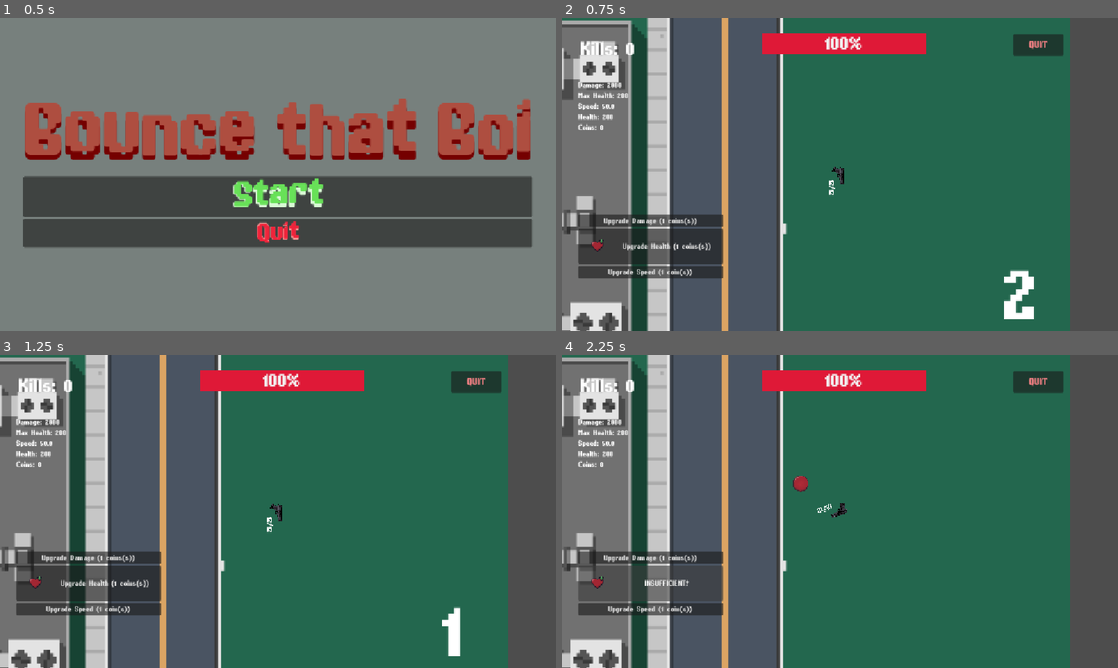
Above: before the commit, frames 1-4 (two rows, left to right).
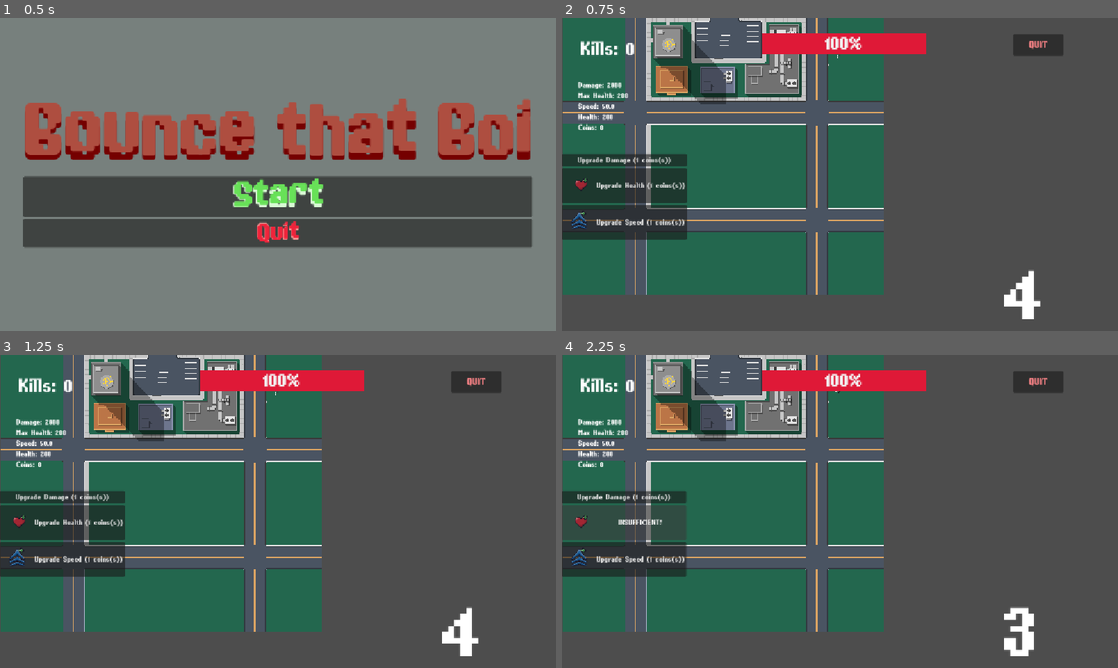
Above: after the commit, the same moments.

Repository: leo434472-oss/godot-game
Game: Godot game, scene res://main_menu.tscn
Two runs of this game, one before a commit and one after it. Both use one fixed random seed, a clock stepped at 60 frames per second and the inputs below.
Inputs:
- Up to frame 1 (0.5 s): no input
- Up to frame 2 (0.75 s): click "Start" at 0.5 s
- Up to frame 3 (1.25 s): no input
- Up to frame 4 (2.25 s): click "Upgrade Damage (1 coins(s))" at 1.25 s; click "Upgrade Health (1 coins(s))" at 2 s

Frame 1 is identical in both runs. In frame 2, 72% of the frame differs, in the area x 0-92%, y 0-100%; in frame 3, 72%; in frame 4, 73%.

Commit message:
a

Diff:
--- a/Player/player.gd
+++ b/Player/player.gd
@@ -89,4 +89,4 @@
 
 func _on_regen_timer_timeout() -> void:
 	if player_health < max_health:
-		player_health = min(player_health + 5.0, max_health)
+		player_health += 5
--- a/Player/player.tscn
+++ b/Player/player.tscn
@@ -54,7 +54,8 @@
 volume_db = -15.656
 
 [node name="Camera2D" type="Camera2D" parent="." unique_id=957987243]
-zoom = Vector2(5.12, 5.12)
+enabled = false
+zoom = Vector2(9.64, 9.64)
 script = ExtResource("8_od3ui")
 
 [node name="Node2D" type="Node2D" parent="." unique_id=364565614 groups=["Player"]]
--- a/level.gd
+++ b/level.gd
@@ -1,46 +1,68 @@
+
 extends Node2D
 
 const GUN_PLAYER_SCENE: PackedScene = preload("res://Player/player.tscn")
+
 var kill_count: int = 0
-var total_kills : int = 0
+var total_kills: int = 0
+
 @onready var coins: Label = $HUD/UI/Stats/Coins
 @onready var kill_label: Label = $HUD/UI/KillCount
 @onready var countdown: Label = $HUD/UI/StartCountdown
 @onready var countdown_time: Timer = $HUD/UI/Timer2
+
 const enemy_normal_scene: PackedScene = preload("res://Ennemies/enemy_normal.tscn")
 const enemy_fast_scene: PackedScene = preload("res://Ennemies/enemy_fast.tscn")
-const buff_enemy_scene: PackedScene = preload("res://Ennemies/enemy_buff.tscn")
+const enemy_buff_scene: PackedScene = preload("res://Ennemies/enemy_buff.tscn")
+
 @onready var damage_label: Label = $HUD/UI/Stats/DamageSt
 @onready var health_label: Label = $HUD/UI/Stats/HealthSt
 @onready var speed_label: Label = $HUD/UI/Stats/SpeedSt
 
-var DamageUpPrice = 1
-var HealthUpPrice = 1
-var SpeedUpPrice = 1
+var DamageUpPrice: int = 1
+var HealthUpPrice: int = 1
+var SpeedUpPrice: int = 1
+
 @onready var damage_price: Button = $HUD/UI/UpgradeButtons/DamageUp
 @onready var health_price: Button = $HUD/UI/UpgradeButtons/HealthUp
 @onready var speed_price: Button = $HUD/UI/UpgradeButtons/SpeedUp
 
-@onready var currentHealth : Label = $HUD/UI/Stats/CurrentHealth
-
-@onready var DeathSound : AudioStreamPlayer2D = $EnemyDeathSound
-@onready var HealthBar : ProgressBar = $HUD/UI/HealthBar
+@onready var currentHealth: Label = $HUD/UI/Stats/CurrentHealth
+
+@onready var DeathSound: AudioStreamPlayer2D = $EnemyDeathSound
+@onready var HealthBar: ProgressBar = $HUD/UI/HealthBar
+
+var waves: int = 0
+
+var enemy_normal_to_spawn: int = 1
+var enemy_fast_to_spawn: int = 1
+var enemy_buff_to_spawn: int = 1
+
+var enemies_alive: int = 0
+var is_spawning_enemies: bool = false
+
+@onready var WaveCount: Label = $HUD/UI/Stats/WaveCount
+@onready var EnemiesAliveCount: Label = $HUD/UI/Stats/EnemiesAliveCount
+
 
 func update_current_health():
-	currentHealth.text = 'Health: ' + str(Stats.player_health)
+	currentHealth.text = "Health: " + str(Stats.player_health)
 	HealthBar.max_value = Stats.max_health
 	HealthBar.value = Stats.player_health
+
 
 func update_upgrade_price():
 	health_price.text = "Upgrade Health (%d coins(s))" % HealthUpPrice
 	damage_price.text = "Upgrade Damage (%d coins(s))" % DamageUpPrice
-	speed_price.text = "Upgrade Speed (%d coin(s))" % SpeedUpPrice
+	speed_price.text = "Upgrade Speed (%d coins(s))" % SpeedUpPrice
+
 
 func update_ui() -> void:
 	damage_label.text = "Damage: " + str(Stats.damage)
 	health_label.text = "Max Health: " + str(Stats.max_health)
 	speed_label.text = "Speed: " + str(Stats.speed)
 	coins.text = "Coins: " + str(total_kills)
+
 
 func upgrade_damage():
 	if total_kills >= DamageUpPrice:
@@ -50,9 +72,10 @@
 		update_ui()
 		update_upgrade_price()
 	else:
-		damage_price.text = 'INSUFFICIENT!'
+		damage_price.text = "INSUFFICIENT!"
 		await get_tree().create_timer(0.5).timeout
 		update_upgrade_price()
+
 
 func upgrade_health():
 	if total_kills >= HealthUpPrice:
@@ -62,9 +85,10 @@
 		update_ui()
 		update_upgrade_price()
 	else:
-		health_price.text = 'INSUFFICIENT!'
+		health_price.text = "INSUFFICIENT!"
 		await get_tree().create_timer(0.5).timeout
 		update_upgrade_price()
+
 
 func upgrade_speed():
 	if total_kills >= SpeedUpPrice:
@@ -74,14 +98,10 @@
 		update_ui()
 		update_upgrade_price()
 	else:
-		speed_price.text = 'INSUFFICIENT!'
+		speed_price.text = "INSUFFICIENT!"
 		await get_tree().create_timer(0.5).timeout
 		update_upgrade_price()
 
-#func spawn_player(spawn_position: Vector2) -> void:
-	#var player = GUN_PLAYER_SCENE.instantiate()
-	#add_child(player)
-	#player.global_position = spawn_position
 
 func _ready() -> void:
 	update_current_health()
@@ -89,55 +109,127 @@
 	update_upgrade_price()
 
 	kill_label.text = "Kills: 0"
+
 	Events.died.connect(_killcount)
-	$Player.global_position = Vector2(575,75)
-	#spawn_player(Vector2(500, 500))
-	if countdown_time:
-		countdown_time.start()
+
+	$Player.global_position = Vector2(575, 75)
+
 
 func _countdown() -> String:
 	var seconds: int = int(ceil(countdown_time.time_left))
 	return str(seconds)
 
+
 func _process(_delta: float) -> void:
 	update_current_health()
+
 	if countdown and countdown_time:
 		countdown.text = _countdown()
+
 
 func _on_timer_2_timeout() -> void:
 	countdown.hide()
 	$EnemySpawnTimer.start()
-	_on_timer_timeout()
-
-func _on_timer_timeout() -> void:
-	var enemy_normal = enemy_normal_scene.instantiate()
-	enemy_normal.position = Vector2(randf_range(1700, 1800), randf_range(0, 1080))
-	add_child(enemy_normal)
-
-	var enemy_fast = enemy_fast_scene.instantiate()
-	enemy_fast.position = Vector2(randf_range(1700, 1800), randf_range(0, 1080))
-	add_child(enemy_fast)
-
-	var buff_enemy = buff_enemy_scene.instantiate()
-	buff_enemy.position = Vector2(randf_range(1700, 1800), randf_range(0, 1080))
-	add_child(buff_enemy)
-
-func _killcount(death_pos : Vector2):
+	new_wave()
+
+
+func spawn_enemies():
+	is_spawning_enemies = true
+
+	for i in range(enemy_normal_to_spawn):
+		var enemy_normal = enemy_normal_scene.instantiate()
+		enemy_normal.position = Vector2(
+			randf_range(500, 640),
+			randf_range(0, 1080)
+		)
+
+		await get_tree().create_timer(2).timeout
+		add_child(enemy_normal)
+		enemies_alive += 1
+
+	for j in range(enemy_fast_to_spawn):
+		var enemy_fast = enemy_fast_scene.instantiate()
+		enemy_fast.position = Vector2(
+			randf_range(500, 640),
+			randf_range(0, 1080)
+		)
+
+		await get_tree().create_timer(3).timeout
+		add_child(enemy_fast)
+		enemies_alive += 1
+
+	for h in range(enemy_buff_to_spawn):
+		var enemy_buff = enemy_buff_scene.instantiate()
+		enemy_buff.position = Vector2(
+			randf_range(500, 640),
+			randf_range(0, 1080)
+		)
+
+		await get_tree().create_timer(5).timeout
+		add_child(enemy_buff)
+		enemies_alive += 1
+
+	EnemiesAliveCount.text = "Enemies alive: " + str(enemies_alive)
+	is_spawning_enemies = false
+
+	if enemies_alive == 0:
+		new_wave()
+
+
+func update_enemies_to_spawn():
+	enemy_normal_to_spawn += 1
+	enemy_fast_to_spawn += 1
+	enemy_buff_to_spawn += 1
+
+
+func _on_enemy_died():
+	if enemies_alive <= 0:
+		return
+
+	enemies_alive -= 1
+
+	EnemiesAliveCount.text = "Enemies alive: " + str(enemies_alive)
+
+	if enemies_alive == 0 and not is_spawning_enemies:
+		new_wave()
+
+
+func new_wave():
+	waves += 1
+
+	if waves > 1:
+		update_enemies_to_spawn()
+
+	WaveCount.text = "Wave number: " + str(waves)
+
+	spawn_enemies()
+
+
+func _killcount(death_pos: Vector2):
 	kill_count += 1
 	total_kills += 1
+
 	update_ui()
+
 	kill_label.text = "Kills: " + str(kill_count)
+
 	DeathSound.global_position = death_pos
 	DeathSound.play()
 
+	_on_enemy_died()
+
+
 func _on_button_pressed() -> void:
 	get_tree().quit()
 
+
 func _on_damage_up_pressed() -> void:
 	upgrade_damage()
 
+
 func _on_health_up_pressed() -> void:
 	upgrade_health()
 
+
 func _on_speed_up_pressed() -> void:
 	upgrade_speed()
--- a/level.tscn
+++ b/level.tscn
@@ -6,6 +6,7 @@
 [ext_resource type="FontFile" uid="uid://bysc47c2iiipm" path="res://Fonts/Game Paused DEMO.otf" id="2_oi3di"]
 [ext_resource type="Script" uid="uid://c15kdf70uw8e6" path="res://button.gd" id="3_0b4ue"]
 [ext_resource type="Texture2D" uid="uid://d18dd24358aic" path="res://HealthUpIcon.png" id="4_km5ld"]
+[ext_resource type="Texture2D" uid="uid://bilvkpx1j4sok" path="res://SpeedUpIcon1.png" id="6_i2t4f"]
 [ext_resource type="AudioStream" uid="uid://b042pgsld2iys" path="res://Sounds/Grenade3.wav" id="7_n6hdu"]
 [ext_resource type="Texture2D" uid="uid://bsv2cq118kbxd" path="res://Backroundv1.webp" id="8_km5ld"]
 
@@ -28,8 +29,6 @@
 
 [sub_resource type="StyleBoxFlat" id="StyleBoxFlat_2orkt"]
 bg_color = Color(0.8745098, 0.09803922, 0.21568628, 1)
-
-[sub_resource type="Theme" id="Theme_km5ld"]
 
 [sub_resource type="RectangleShape2D" id="RectangleShape2D_krcgb"]
 size = Vector2(2310, 102)
@@ -45,6 +44,7 @@
 script = ExtResource("1_u52ul")
 
 [node name="Backround" type="Sprite2D" parent="." unique_id=1504705555]
+texture_filter = 1
 position = Vector2(1077.0001, 705)
 scale = Vector2(1.4042969, 1.4947916)
 texture = ExtResource("8_km5ld")
@@ -125,12 +125,14 @@
 theme_override_styles/fill = SubResource("StyleBoxFlat_2orkt")
 
 [node name="UpgradeButtons" type="VBoxContainer" parent="HUD/UI" unique_id=1278066420]
-layout_mode = 0
-offset_left = 34.0
-offset_top = 407.0
-offset_right = 334.0
-offset_bottom = 559.0
-theme = SubResource("Theme_km5ld")
+layout_mode = 1
+anchors_preset = 2
+anchor_top = 1.0
+anchor_bottom = 1.0
+offset_top = 257.0
+offset_right = 176.0
+offset_bottom = 419.0
+grow_vertical = 0
 
 [node name="DamageUp" type="Button" parent="HUD/UI/UpgradeButtons" unique_id=1451287550]
 layout_mode = 2
@@ -150,6 +152,7 @@
 focus_mode = 0
 theme_override_fonts/font = ExtResource("2_0b4ue")
 theme_override_font_sizes/font_size = 20
+icon = ExtResource("6_i2t4f")
 
 [node name="Stats" type="VBoxContainer" parent="HUD/UI" unique_id=1309251616]
 layout_mode = 0
@@ -182,6 +185,12 @@
 layout_mode = 2
 theme_override_fonts/font = ExtResource("2_0b4ue")
 theme_override_font_sizes/font_size = 20
+
+[node name="WaveCount" type="Label" parent="HUD/UI/Stats" unique_id=1826554302]
+layout_mode = 2
+
+[node name="EnemiesAliveCount" type="Label" parent="HUD/UI/Stats" unique_id=2055545889]
+layout_mode = 2
 
 [node name="StartCountdown" type="Label" parent="HUD/UI" unique_id=2056981009]
 layout_mode = 1
@@ -200,8 +209,9 @@
 theme_override_font_sizes/font_size = 200
 
 [node name="Timer2" type="Timer" parent="HUD/UI" unique_id=1393523632]
-wait_time = 1.291
+wait_time = 4.061
 one_shot = true
+autostart = true
 
 [node name="quit_button" type="Button" parent="HUD/UI" unique_id=2137996892]
 layout_mode = 0
Binary file added: Gun.png
Not shown, added: Gun.png.import
Binary file added: SpeedUpIcon1.png
Not shown, added: SpeedUpIcon1.png.import
